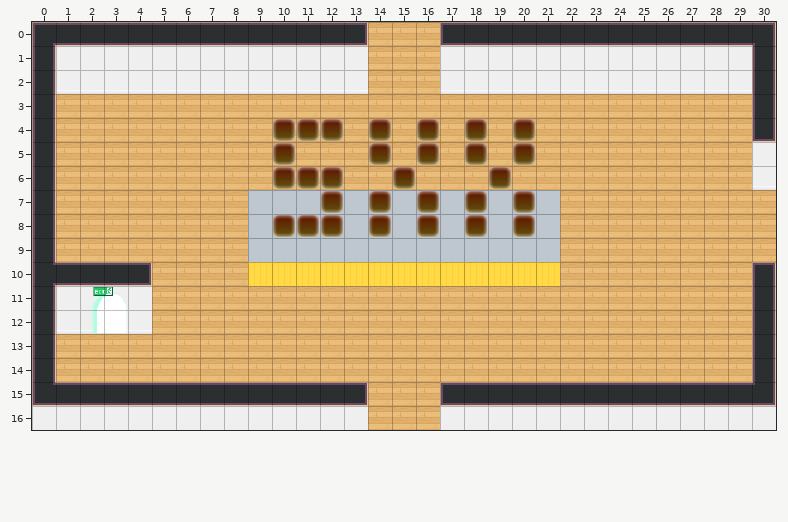
Level history. Tiled map (JSON): dist/map/5XX.json. Above: the version before the commit.
Cells are 32x32 px. Shown: x 0..30, y 0..16.
Once edited:
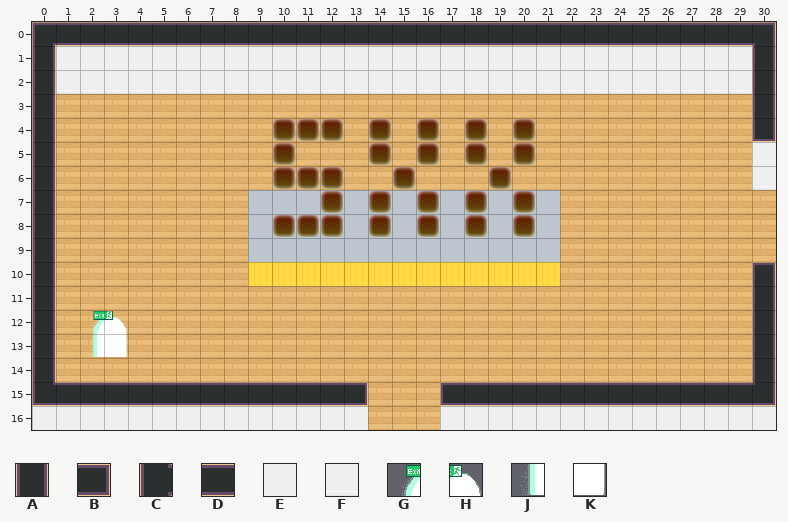
Key: from "tileset5_export": A 44, B 47, C 51, D 56, E 62, F 72; from "worldExit": G 0, H 1, J 2, K 3.
_ is an empty cell.
Tiles of an added or newly shown layer are drawn over the layers below it.
From old to new:
Layer "walltest":
The edit erases tile B in row 10 at x 4.
The edit erases tile D in row 10 at x 1 to 3.
The edit erases tile E in row 11 at x 1 to 4.
The edit erases tile F in row 12 at x 1 to 4.
Layer "door-west":
The author changed tile C to tile A in row 10 at x 0.
Layer "door-north" (now shown):
Tile D now appears in row 0 at x 13 to 17.
Tile E now appears in row 1 at x 14 to 16.
Tile F now appears in row 2 at x 14 to 16.
Layer "LOBBYx":
The author changed tile J to tile G in row 12 at x 2.
The author changed tile K to tile H in row 12 at x 3.
Tile J now appears in row 13 at x 2.
Tile K now appears in row 13 at x 3.
The edit erases tile G in row 11 at x 2.
The edit erases tile H in row 11 at x 3.
